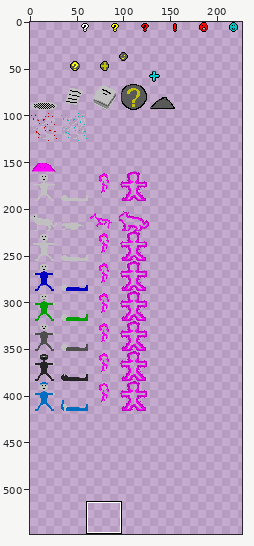
Edited in one commit: sprite sheet (assets/graphics/entities.png). The picture above shows the old version from afar; the outline marks the close-up.
Close-up. Old version:
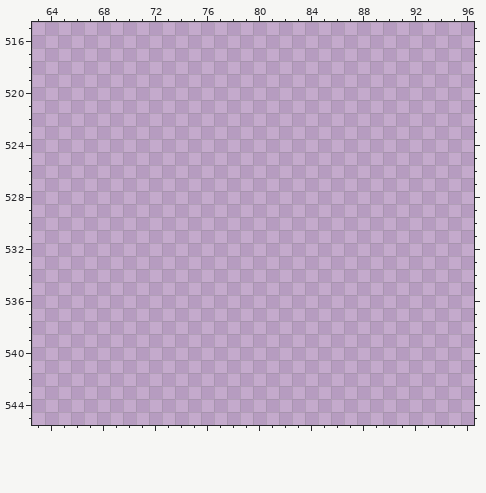
The file is 288x640 pixels. Pixels under 10% opacity are left out. Colours within 5 levels of each other are drawn and written as one. Shown: x 63..96, y 515..545. The old version is drawn lined up with the new one. The wide view leaves out empty margins. The commit also changed other parts of the picture, which this record leaves out.
Palette (. is transparent): 
The result:
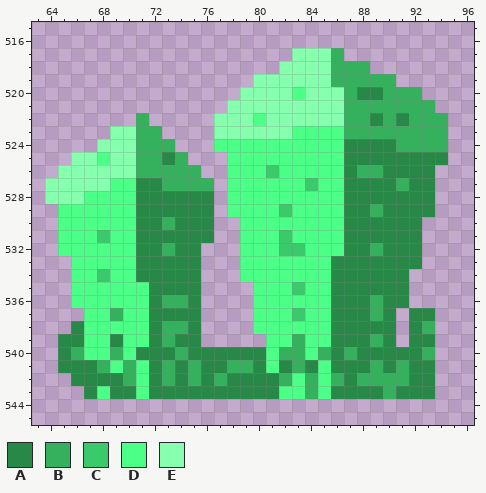
Colours new in this view: A #288848  B #35b15d  C #3bca6b  D #4bff87  E #86ffae
What changed:
drawings rearranged on the sheet (the old picture shows each at its new place; 2 dropped ones are not shown)
Changed rows in their new state; - is an unchanged pixel.
first column x 64:
517 -------------------EEEB--------
518 ------------------EEEEBBB------
519 ----------------EEEEEEBBBBB----
520 ---------------EEEEDEEEBAABBB--
521 --------------EEEEEEEEEBBBBBBB-
522 -------B-----EEEDEEEEEEBBABABBB
523 -----EEBB----EEEEEEDDDDBBBBBBBB
524 ----EEEBBB---DDDDDDDDDDAAAABBBB
525 --EEDEEBBAB---DDDDDDDDDAAAAAAAA
526 -EEEEEEBBBBB--DDDCDDDDDABBAAAA-
527 EEEEEDDAABBBB-DDDDDDCDDAAAABAA-
528 EEEDDDDAAAAAA-DDDDDDDDDAAAAAAA-
529 -DDDDDDAAAAAA-DDDDCDDDDAABAAAA-
530 -DDDDDDAABAAA--DDDDDDDDAAAAAA--
531 -DDDCDDAAAAAA--DDDCDDDDAAAAAA--
532 -DDDDDDAABAA---DDDCCDDDAABAAA--
533 --DDDDDAAAAA---DDDDDDDAAAAAAA--
534 --DDCDDAAAAA---DDDDDDDAAAAAA---
535 --DDDDDDAAAA----DDDCDDAAAAAA---
536 --DDDDDDABBA----DDDDDDAAABAA---
537 ---DDBDDAAAA----DDDCDDAAABA-AA-
538 --ADDDDDABBA----DDDDDDAAAAA-AB-
539 -AADDADDABAA-----DDBDDAAABA-AA-
540 -ABDDBDAAABAAAAAADBBDBABAAAAAB-
541 -AAABDBDABABAABBADABADAAABABAA-
542 --AAAABDABABABAAAABDBDBABBBBAA-
543 ---ADAADAAAAAAAAAADDBDAAAABAAA-
Boxes around the changes in both close-ups, in picture pixels (x1, y1, x2, y2):
added: (45, 48, 448, 399)
